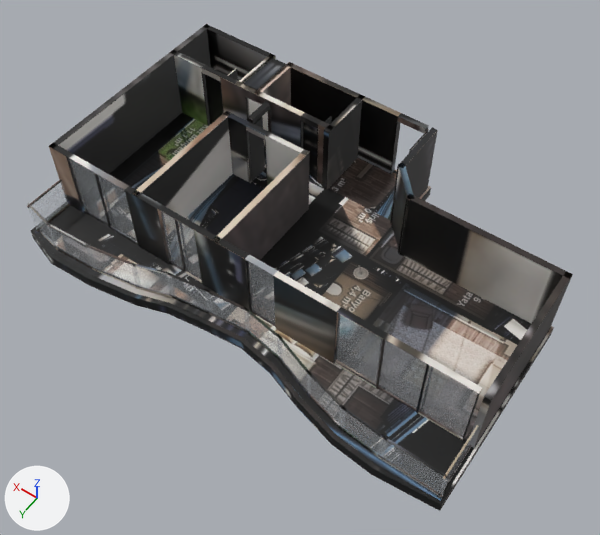
The glTF model _bake/glb/kent-26/model.glb: old version first, new version second.
Before and after are seen from a camera (50 mm lens) standing at (-8.37, 11.94, 17.9) and looking at (-0.39, 0.76, 0.33). Arrows for +X, +Y and +Z are at lower left; the lights stay in place. The older version comes first. Where no turn or scale is listed for an object, it has been applied to the vertices. Vertices at exactly the same position are counted once.

Script lines for the objects in view, before the commit:
```python
me_mesh_0 = bpy.data.meshes.new('Mesh_0')
me_mesh_0.from_pydata(...)  # 2208 vertices, 4000 faces; spans x 0.0..13.47, y -8.51..0.0, z 0.0..2.62
me_mesh_0.materials.append(mat_baked)
me_mesh_13 = bpy.data.meshes.new('Mesh_13')
me_mesh_13.from_pydata(...)  # a box spanning x 0.08..1.79, y -0.33..-0.32, z 0.36..1.36
me_mesh_13.materials.append(mat_glass_rt)  # white #edf3f9
me_mesh_16 = bpy.data.meshes.new('Mesh_16')
me_mesh_16.from_pydata(...)  # a box spanning x 8.28..9.48, y -1.89..-1.87, z 0.36..2.61
me_mesh_16.materials.append(mat_glass_rt)  # white #edf3f9
ob_mesh_0 = bpy.data.objects.new('Mesh_0', me_mesh_0)
ob_mesh_0.location = (-6.72, 4.34, -0.36)
ob_mesh_13 = bpy.data.objects.new('Mesh_13', me_mesh_13)
ob_mesh_13.location = (-6.72, 4.34, -0.36)
ob_mesh_16 = bpy.data.objects.new('Mesh_16', me_mesh_16)
ob_mesh_16.location = (-6.72, 4.34, -0.36)
# also in view: 'Mesh_14' at (-4.52, 2.46, 1.12); 'Mesh_10' at (-2.11, 3.42, 0.5); 'Mesh_7' at (1.35, 3.24, 0.5); 'Mesh_15' at (-0.46, 2.46, 1.12); 'Mesh_1' at (6.55, 3.1, 0.5)
```
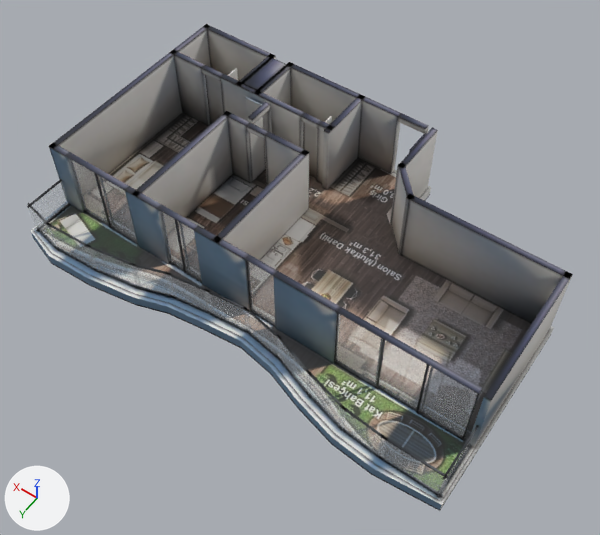
The change, as a list of edits to the scene's bpy script:
```text
Change me_mesh_0:
    used by ob_mesh_0; location = (-6.72, 4.34, -0.36)
    remove me_mesh_0.from_pydata(...)  # 2208 vertices, 4000 faces; spans x 0.0..13.47, y -8.51..0.0, z 0.0..2.62
    add me_mesh_0.from_pydata(...)  # 1910 vertices, 3404 faces; spans x 0.0..13.47, y -8.51..0.0, z 0.0..2.62
    me_mesh_0 part 1: 298 vertices removed from x 0.0..13.43, y -8.51..-1.71, z 0.0..0.36
    me_mesh_0 part 2: 2568 kept faces spanning x 0.0..13.47, y -8.51..-0.1, z 0.0..2.62 get new texture (UV) coordinates
```

Changed parts and their boxes (x1, y1, x2, y2) in the pictures (600 x 535 px):
part 1 of me_mesh_0, deleted (mostly hidden): before (31, 170, 554, 510)
part 2 of me_mesh_0, surface changed (black to grey): (27, 25, 573, 498) in both
